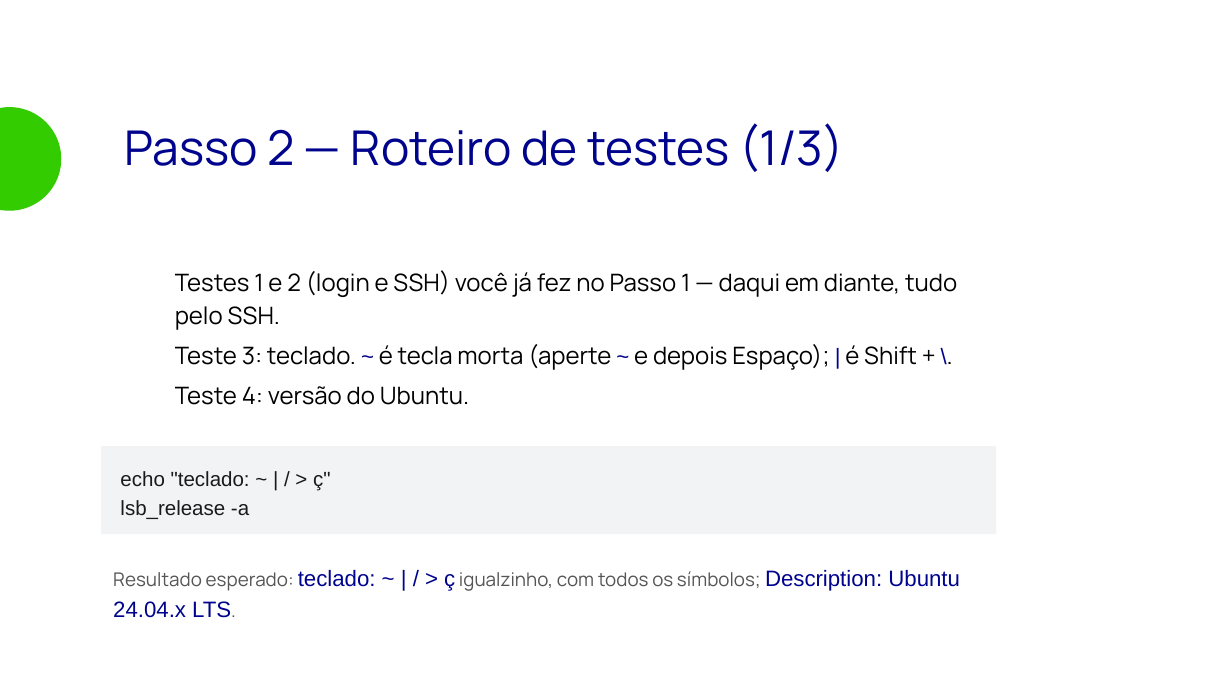
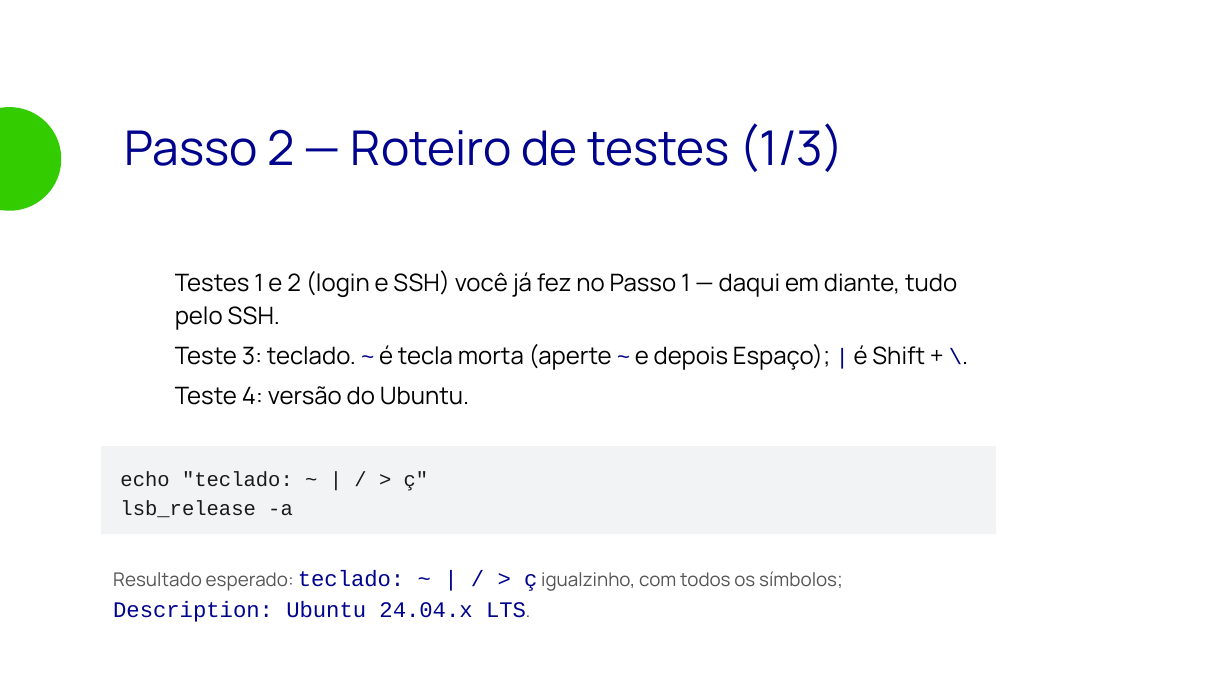
Before and after one commit to matera-vrn/bootcamp-devops-2026, a slide deck: slide 20 of aulas/aula-01-devops-overview/slides/aula-01.odp. Drawn at 1232x693 pixels with LibreOffice and Linux fonts; fonts in the diff are those of the drawing; background and template pictures are left out. Boxes give left, top, right and bottom in pixels: in the first picture for what was removed or moved away, otherwise in the second. Text is boxed around its words. In the diff, an @@ line names an element or a change of style, - is before the commit and + after.

```diff
--- a/aulas/aula-01-devops-overview/slides/aula-01.odp
+++ b/aulas/aula-01-devops-overview/slides/aula-01.odp
@@ text at (175,344,925,370): font Arial to Courier New in "~ ~ | \." @@
@@ rectangle "echo "teclado: ~ | / ..." at (101,446,995,535): font Arial to Courier New @@
@@ text "Resultado esperado: teclado: ~ | ..." at (113,570,843,622): font Arial to Courier New in "teclado: ~ | / > ç Description: ..." @@
```
Also in this commit, not shown: 11 other slides changed, 11 other files.
